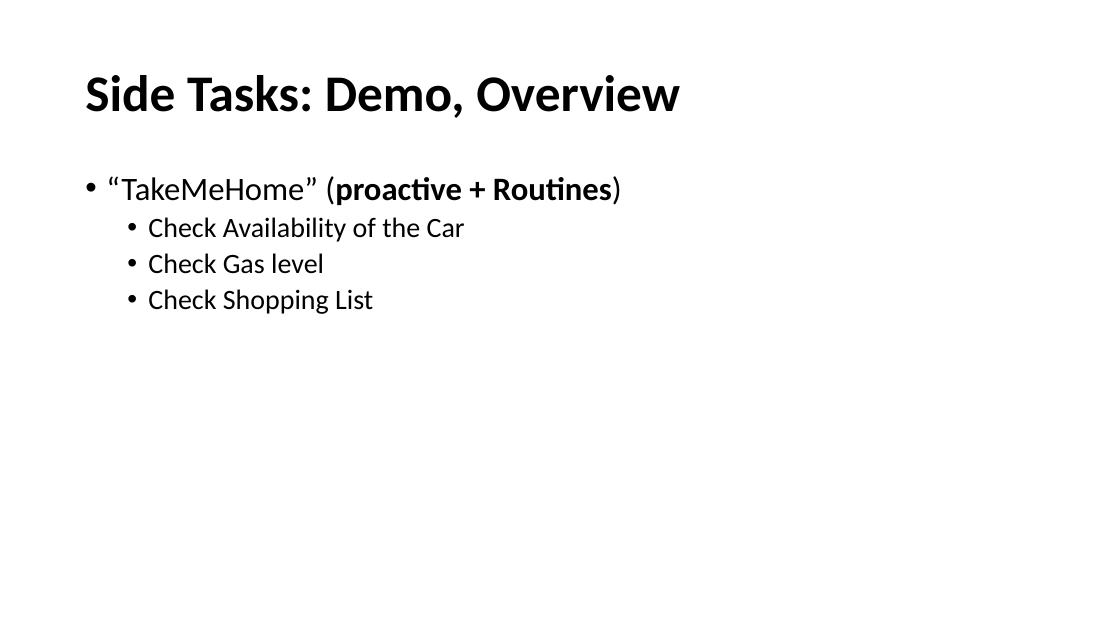
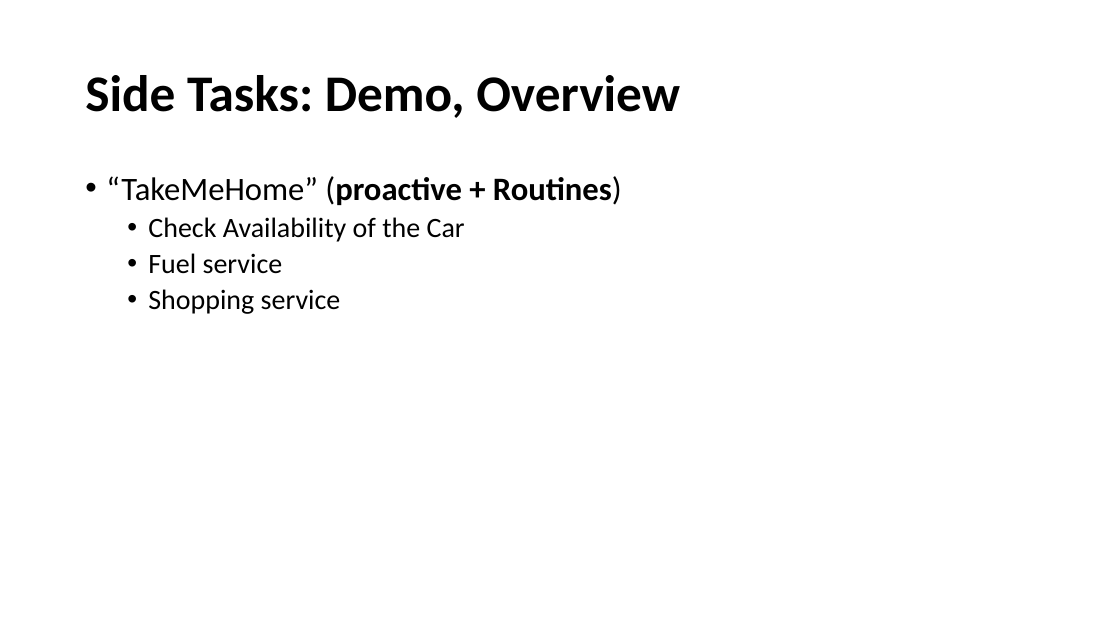
Before and after one commit to olpotkin/CarTalkHack-Luxoft, a slide deck: slide 6 of Presentation.pptx. Drawn at 1120x630 pixels with LibreOffice and Linux fonts; fonts in the diff are those of the drawing. Boxes give left, top, right and bottom in pixels: in the first picture for what was removed or moved away, otherwise in the second. Text is boxed around its words. In the diff, an @@ line names an element or a change of style, - is before the commit and + after.

```diff
--- a/Presentation.pptx
+++ b/Presentation.pptx
@@ text at box(148, 253, 341, 314): text changed @@
-  • Check Gas level
-  • Check Shopping List
+  • Fuel service
+  • Shopping service
```
Also in this commit, not shown: 4 other slides changed.
